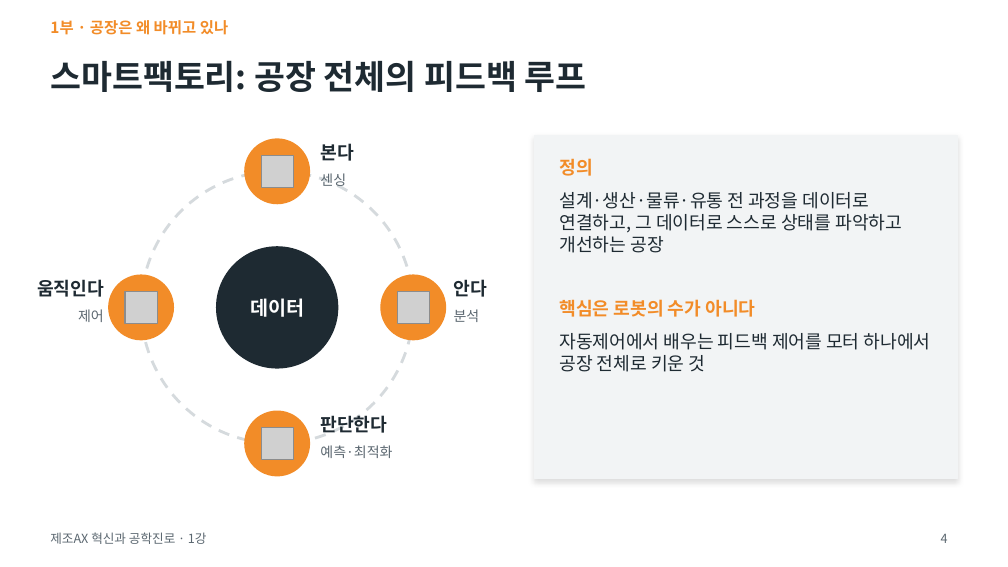
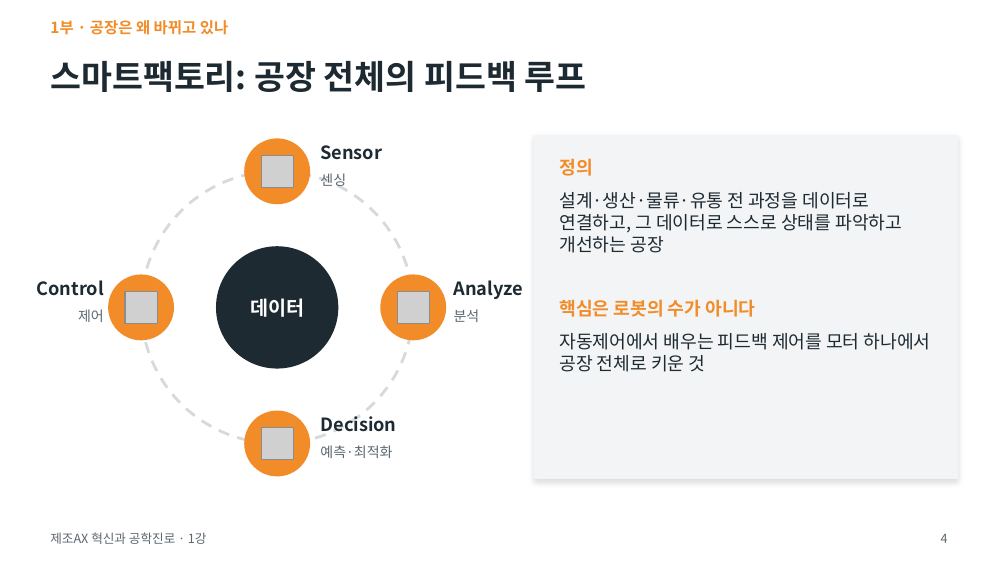
Before and after one commit to ykkimhgu/Intro-MCE-Freshman-Course, a slide deck: slide 4 of lecture1/1강_스마트 팩토리에서 제조AX로 .pptx. Drawn at 1008x567 pixels with LibreOffice and Linux fonts; fonts in the diff are those of the drawing; grey boxes stand for pictures. Boxes give left, top, right and bottom in pixels: in the first picture for what was removed or moved away, otherwise in the second. Text is boxed around its words. In the diff, an @@ line names an element or a change of style, - is before the commit and + after.

```diff
--- a/lecture1/1강_스마트 팩토리에서 제조AX로 .pptx
+++ b/lecture1/1강_스마트 팩토리에서 제조AX로 .pptx
@@ text at [320,145,382,160]: text changed @@
-본다
+Sensor
@@ text at [36,280,103,296]: text changed @@
-움직인다
+Control
@@ text at [454,280,523,299]: text changed @@
-안다
+Analyze
@@ text at [320,415,396,436]: text changed @@
-판단한다
+Decision
```
